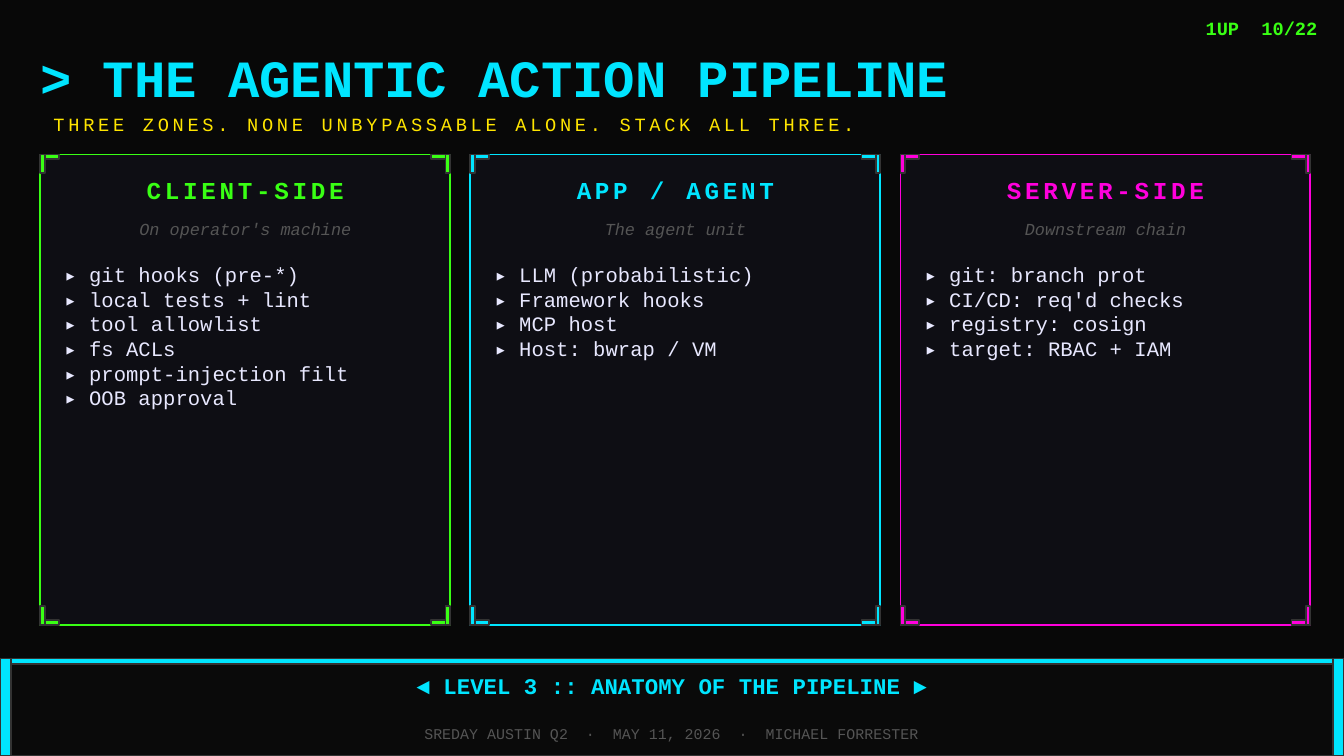
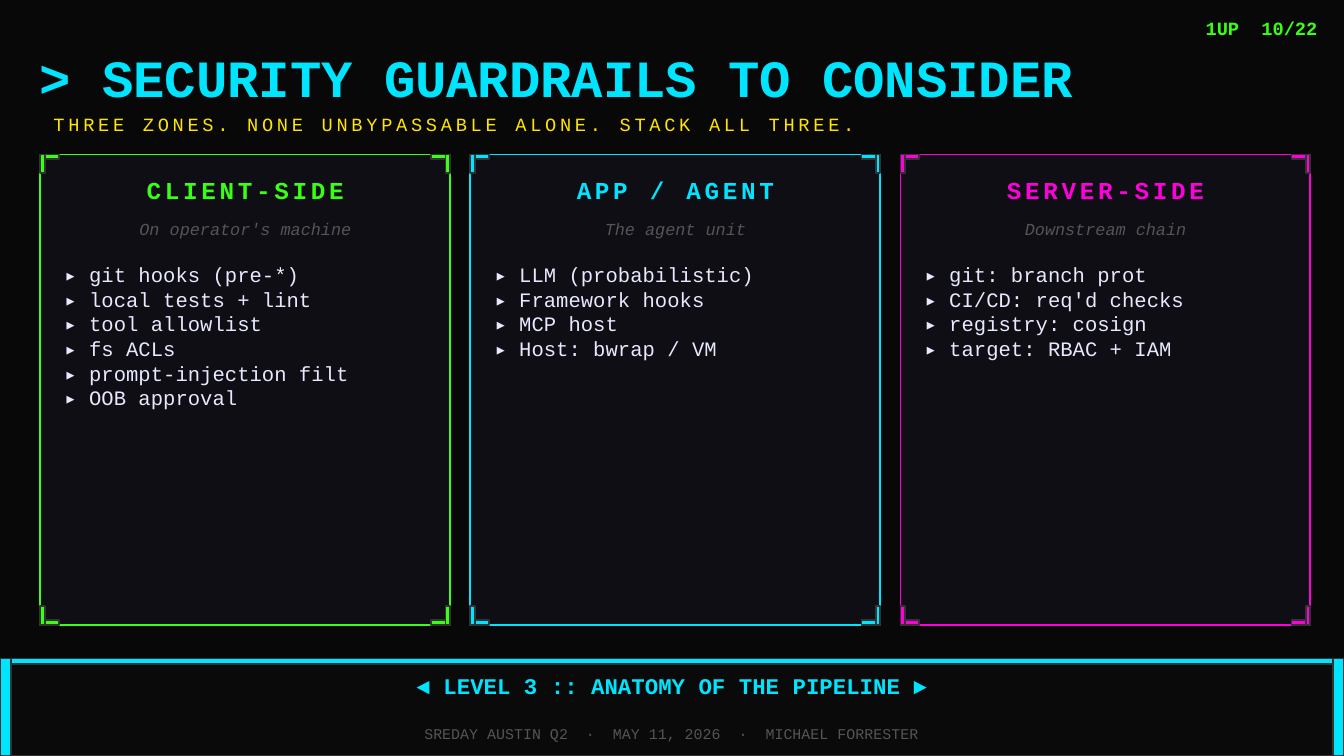
Before and after one commit to peopleforrester/SREday-Texas-2026, a slide deck: slide 10 of presentations/sreday-austin-2026-deck-arcade.pptx. Drawn at 1344x756 pixels with LibreOffice and Linux fonts; fonts in the diff are those of the drawing. Boxes give left, top, right and bottom in pixels: in the first picture for what was removed or moved away, otherwise in the second. Text is boxed around its words. In the diff, an @@ line names an element or a change of style, - is before the commit and + after.

```diff
--- a/presentations/sreday-austin-2026-deck-arcade.pptx
+++ b/presentations/sreday-austin-2026-deck-arcade.pptx
@@ text at [102,62,1073,98]: text changed @@
-> THE AGENTIC ACTION PIPELINE
+> SECURITY GUARDRAILS TO CONSIDER
```
Also in this commit, not shown: 5 other slides changed, 1 slide removed.
